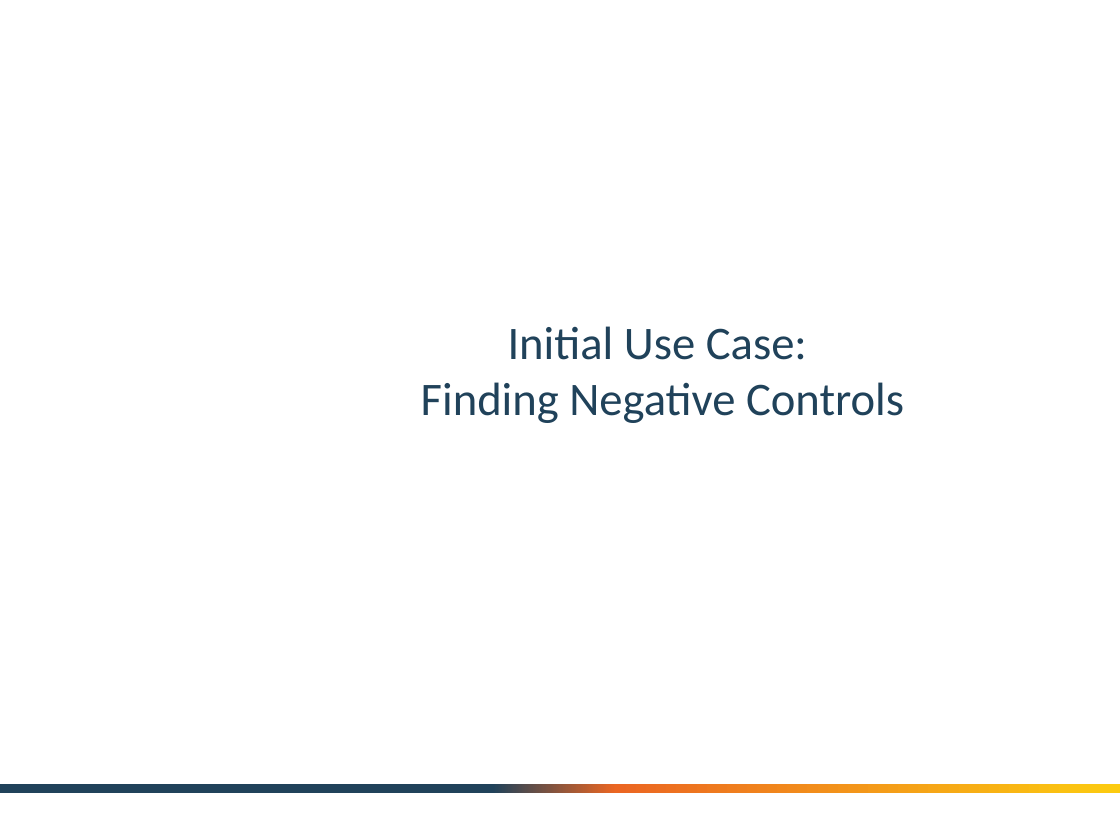
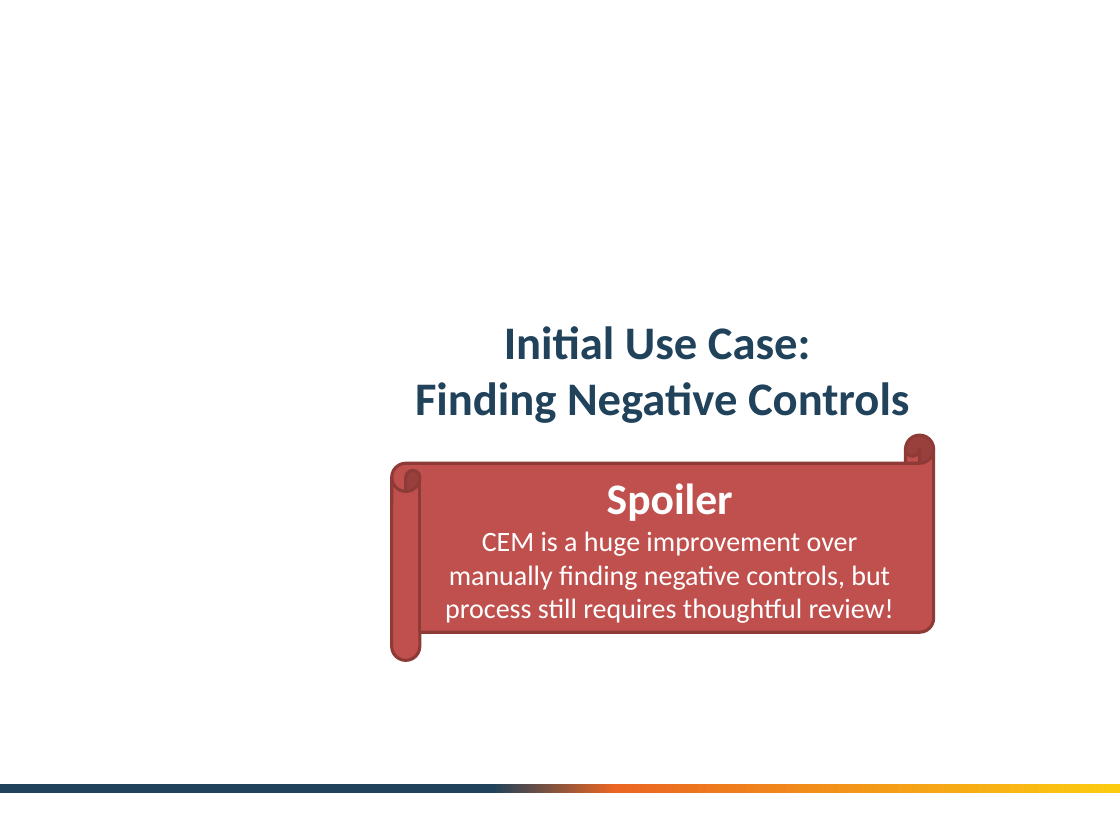
Before and after one commit to OHDSI/CommonEvidenceModel, a slide deck: slide 13 of documentation/CEM_OVERVIEW_V2.pptx. Drawn at 1120x840 pixels with LibreOffice and Linux fonts; fonts in the diff are those of the drawing; background and template pictures are left out. Boxes give left, top, right and bottom in pixels: in the first picture for what was removed or moved away, otherwise in the second. Text is boxed around its words. In the diff, an @@ line names an element or a change of style, - is before the commit and + after.

```diff
--- a/documentation/CEM_OVERVIEW_V2.pptx
+++ b/documentation/CEM_OVERVIEW_V2.pptx
@@ title "Initial Use Case: Finding Negative ..." at [415,326,910,423]: bold on @@
@@ horizontal scroll added at [392,436,934,661], fill #C0504D, outline #8E3B39 2 pt, 18 pt, text #FFFFFF @@
+Spoiler
+CEM is a huge improvement over manually finding negative controls, but process still requires thoughtful review!
```
Also in this commit, not shown: 3 other slides changed, 1 slide added, 1 slide removed, 1 other file.
